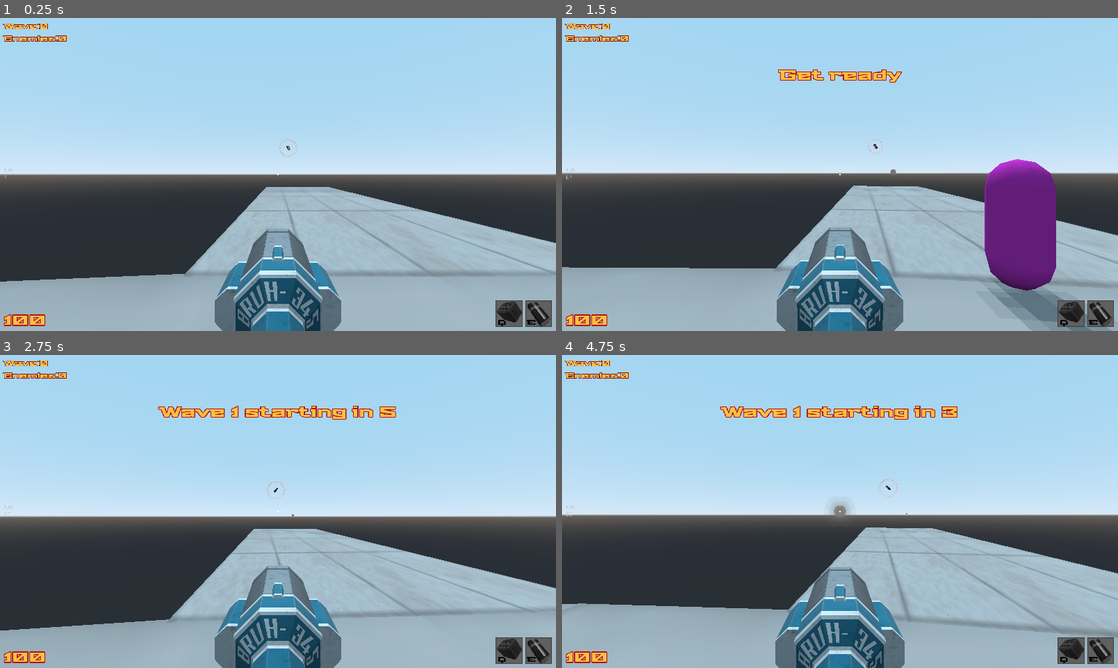
Above: before the commit, frames 1-4 (two rows, left to right).
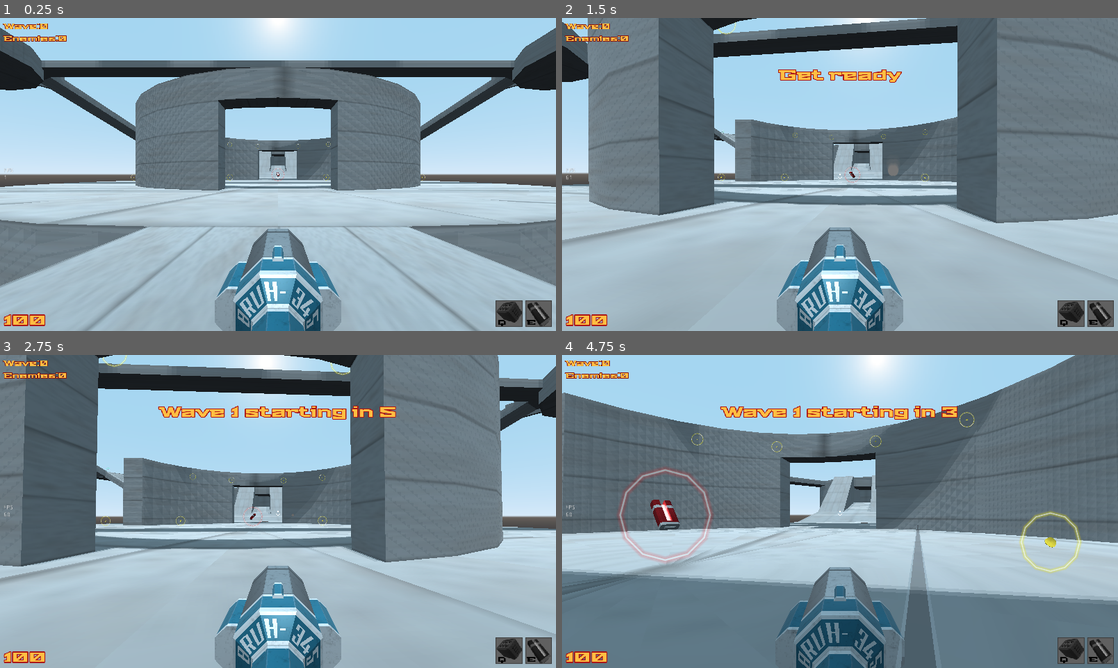
Above: after the commit, the same moments.

Repository: Game-Developers-Kerala/clichemovementshooter
Game: Godot game, scene res://levels/level1.tscn
Same seed, same stepped clock (60 frames per second), same inputs: the game is played once before the commit and once after it. Sound files missing from this copy of the repository are replaced by a short silence.
Inputs (mouse positions are in pixels of both pictures, inside the frame that each line leads up to):
- Up to frame 1 (0.25 s): no input
- Up to frame 2 (1.5 s): tap Enter (enter) at 0.5 s; move the mouse to (867, 174) at 0.52 s; hold Right mouse button (grapple) 0.53-1.28 s; hold Page Up (ui_page_up) from 0.53 s (still down); tap Space (jump) at 0.77, 1.07 s; click (867, 174) at 0.8 s; move the mouse to (812, 174) at 1.27 s; click (812, 174) at 1.35 s
- Up to frame 3 (2.75 s): keep holding Page Up (ui_page_up); tap Space (jump) at 1.52, 1.82 s; tap Shift (slide) at 1.55 s; move the mouse to (289, 505) at 2.02 s; hold Shift (slide) from 2.03 s (still down); tap E (use) at 2.3 s
- Up to frame 4 (4.75 s): keep holding Page Up (ui_page_up); move the mouse to (834, 517) at 2.77 s; release Shift (slide) at 2.78 s; tap E (use) at 2.85 s; tap Space (jump) at 3.02, 3.05, 3.32, 3.5, 4.52 s; move the mouse to (878, 514) at 3.52 s; hold Space (jump) 3.53-4.28 s; right-click (878, 514) at 3.8 s; move the mouse to (795, 508) at 4.27 s; tap Enter (enter) at 4.35 s; click (795, 508) at 4.55 s

The runs differ from the first frame. In frame 1, 50% of the frame differs, in the area x 0-100%, y 0-100%; in frame 2, 64%; in frame 3, 59%; in frame 4, 73%.

Commit message:
added all player sounds and rail fx

Diff:
--- a/levels/level1.tscn
+++ b/levels/level1.tscn
@@ -1,22 +1,14 @@
-[gd_scene load_steps=20 format=2]
+[gd_scene load_steps=12 format=2]
 
 [ext_resource path="res://scenes/player.tscn" type="PackedScene" id=1]
-[ext_resource path="res://test/dummyenemy.tscn" type="PackedScene" id=2]
-[ext_resource path="res://assets/models/model_enemy_golem.tscn" type="PackedScene" id=3]
 [ext_resource path="res://levels/ceiling_tile.png" type="Texture" id=4]
 [ext_resource path="res://scenes/player_pickup_railshot.tscn" type="PackedScene" id=5]
 [ext_resource path="res://scenes/player_pickup_missile_pack.tscn" type="PackedScene" id=6]
-[ext_resource path="res://assets/models/model_enemy_flying_hat.tscn" type="PackedScene" id=7]
 [ext_resource path="res://scenes/player_respawn_point.tscn" type="PackedScene" id=8]
 [ext_resource path="res://scenes/player_pickup_spike_cage.tscn" type="PackedScene" id=9]
 [ext_resource path="res://scenes/player_pickup_health_small.tscn" type="PackedScene" id=10]
 [ext_resource path="res://scenes/player_pickup_health_medium.tscn" type="PackedScene" id=11]
 [ext_resource path="res://scenes/player_pickup_health_large.tscn" type="PackedScene" id=12]
-[ext_resource path="res://assets/models/model_enemy_arcgirl.tscn" type="PackedScene" id=13]
-[ext_resource path="res://assets/models/model_enemy_sniper.tscn" type="PackedScene" id=14]
-[ext_resource path="res://assets/models/model_enemy_wizard.tscn" type="PackedScene" id=15]
-[ext_resource path="res://assets/models/model_enemy_megawizard.tscn" type="PackedScene" id=16]
-[ext_resource path="res://scenes/shared/mine_probe_launcher.tscn" type="PackedScene" id=17]
 
 [sub_resource type="SpatialMaterial" id=1]
 flags_world_triplanar = true
@@ -537,20 +529,6 @@
 height = 9.0
 depth = 22.0
 
-[node name="dummies" type="Spatial" parent="."]
-
-[node name="DummyEnemy" parent="dummies" instance=ExtResource( 2 )]
-transform = Transform( 1, 0, 0, 0, 1, 0, 0, 0, 1, -9, 0, 29.5 )
-
-[node name="DummyEnemy5" parent="dummies" instance=ExtResource( 2 )]
-transform = Transform( 1, 0, 0, 0, 1, 0, 0, 0, 1, 17, 0, -32.5 )
-
-[node name="model_enemy_golem" parent="dummies" instance=ExtResource( 3 )]
-transform = Transform( 0.258819, 0, 0.965926, 0, 1, 0, -0.965926, 0, 0.258819, 3.5, 0, 0 )
-
-[node name="model_enemy_golem6" parent="dummies" instance=ExtResource( 3 )]
-transform = Transform( 0.258819, 0, 0.965926, 0, 1, 0, -0.965926, 0, 0.258819, 0, 0, 22.5 )
-
 [node name="Player" parent="." instance=ExtResource( 1 )]
 transform = Transform( -1, 0, -8.74228e-08, 0, 1, 0, 8.74228e-08, 0, -1, 2.5, 0, 36 )
 
@@ -603,6 +581,38 @@
 transform = Transform( 1, 0, 0, 0, 1, 0, 0, 0, 1, 30, 1, 0 )
 visible = false
 
+[node name="small_health8" parent="Pickups" instance=ExtResource( 10 )]
+transform = Transform( 1, 0, 0, 0, 1, 0, 0, 0, 1, 14, 10, -15.5 )
+visible = false
+
+[node name="small_health11" parent="Pickups" instance=ExtResource( 10 )]
+transform = Transform( 1, 0, 0, 0, 1, 0, 0, 0, 1, -13.5, 10, -16 )
+visible = false
+
+[node name="small_health12" parent="Pickups" instance=ExtResource( 10 )]
+transform = Transform( 1, 0, 0, 0, 1, 0, 0, 0, 1, 14, 10, 16 )
+visible = false
+
+[node name="small_health13" parent="Pickups" instance=ExtResource( 10 )]
+transform = Transform( 1, 0, 0, 0, 1, 0, 0, 0, 1, -13.5, 10, 16 )
+visible = false
+
+[node name="small_health9" parent="Pickups" instance=ExtResource( 10 )]
+transform = Transform( 1, 0, 0, 0, 1, 0, 0, 0, 1, 6, 10, -20 )
+visible = false
+
+[node name="small_health10" parent="Pickups" instance=ExtResource( 10 )]
+transform = Transform( 1, 0, 0, 0, 1, 0, 0, 0, 1, -6, 10, -20 )
+visible = false
+
+[node name="small_health14" parent="Pickups" instance=ExtResource( 10 )]
+transform = Transform( 1, 0, 0, 0, 1, 0, 0, 0, 1, 6, 10, 20 )
+visible = false
+
+[node name="small_health15" parent="Pickups" instance=ExtResource( 10 )]
+transform = Transform( 1, 0, 0, 0, 1, 0, 0, 0, 1, -6, 10, 20 )
+visible = false
+
 [node name="medium_health" parent="Pickups" instance=ExtResource( 11 )]
 transform = Transform( 1, 0, 0, 0, 1, 0, 0, 0, 1, -58.5, 19.5, -57 )
 visible = false
@@ -619,9 +629,6 @@
 transform = Transform( 1, 0, 0, 0, 1, 0, 0, 0, 1, 85, 35, 0 )
 visible = false
 
-[node name="model_enemy_flying_hat" parent="." instance=ExtResource( 7 )]
-transform = Transform( -4.37114e-08, 0, -1, 0, 1, 0, 1, 0, -4.37114e-08, -9, 67, -2.5 )
-
 [node name="PlayerSpawnPoints" type="Node" parent="."]
 
 [node name="player_respawn_point" parent="PlayerSpawnPoints" instance=ExtResource( 8 )]
@@ -632,20 +639,3 @@
 
 [node name="player_respawn_point3" parent="PlayerSpawnPoints" instance=ExtResource( 8 )]
 transform = Transform( -0.5, 0, 0.866025, 0, 1, 0, -0.866025, 0, -0.5, 58.201, 18, -56.25 )
-
-[node name="archgirl" parent="." instance=ExtResource( 13 )]
-transform = Transform( 1, 0, 0, 0, 1, 0, 0, 0, 1, -4.5, 12.0001, -22.5 )
-
-[node name="sniper" parent="." instance=ExtResource( 14 )]
-transform = Transform( -0.965926, 0, 0.258819, 0, 1, 0, -0.258819, 0, -0.965926, 7.5, 12, -22 )
-
-[node name="wizard" parent="." instance=ExtResource( 15 )]
-transform = Transform( 1, 0, 0, 0, 1, 0, 0, 0, 1, 8.5, 0, 10 )
-
-[node name="model_enemy_flying_hat2" parent="." instance=ExtResource( 7 )]
-transform = Transform( 1, 0, 0, 0, 1, 0, 0, 0, 1, -9.5, 1, -7 )
-
-[node name="megawizard" parent="." instance=ExtResource( 16 )]
-transform = Transform( 1, 0, 0, 0, 1, 0, 0, 0, 1, -1.5, 0, -8 )
-
-[node name="Node" parent="." instance=ExtResource( 17 )]
--- a/scenes/player.tscn
+++ b/scenes/player.tscn
@@ -16,6 +16,7 @@
 [ext_resource path="res://assets/vfx_atlas.png" type="Texture" id=14]
 [ext_resource path="res://shaders/rgb_gradient.png" type="Texture" id=15]
 [ext_resource path="res://shaders/vfx_scrolling_texture.gdshader" type="Shader" id=16]
+[ext_resource path="res://scripts/vfx_fade_sprite.gd" type="Script" id=17]
 
 [sub_resource type="CapsuleShape" id=1]
 radius = 0.56
@@ -440,10 +441,34 @@
 skeleton = NodePath("../..")
 material/0 = ExtResource( 2 )
 
+[node name="rocket_flash" type="Sprite3D" parent="Camera/weapon_holder/rocketlauncher"]
+transform = Transform( 1, 0, 0, 0, 1, 0, 0, 0, 1, 0, 0.1, -0.260089 )
+pixel_size = 0.005
+texture = ExtResource( 14 )
+region_enabled = true
+region_rect = Rect2( 0, 160, 128, 96 )
+script = ExtResource( 17 )
+single_use = false
+show_on_ready = false
+hold_time = 0.0
+fade_time = 0.1
+
 [node name="railshot_model" parent="Camera/weapon_holder" instance=ExtResource( 11 )]
 transform = Transform( 0.486747, 0, -0.873543, 0, 1, 0, 0.873543, 0, 0.486747, 0.277488, 0.119312, 0.183054 )
 visible = false
 material/0 = SubResource( 13 )
+
+[node name="rail_flash" type="Sprite3D" parent="Camera/weapon_holder/railshot_model"]
+transform = Transform( 0.8, 0, -2.98023e-08, 0, 0.8, 0, 8.9407e-08, 0, 0.73052, -7.45058e-09, 0, -0.13 )
+pixel_size = 0.005
+texture = ExtResource( 14 )
+region_enabled = true
+region_rect = Rect2( 256, 0, 64, 64 )
+script = ExtResource( 17 )
+single_use = false
+show_on_ready = false
+hold_time = 0.0
+fade_time = 0.25
 
 [node name="Position3D" type="Position3D" parent="Camera"]
 transform = Transform( 1, 0, 0, 0, 1, 0, 0, 0, 1, 0.102785, -0.12, -0.4 )
--- a/scenes/player_railshot.tscn
+++ b/scenes/player_railshot.tscn
@@ -4,7 +4,7 @@
 
 [sub_resource type="CylinderShape" id=1]
 height = 200.0
-radius = 0.4
+radius = 0.5
 
 [node name="RailShot" type="RayCast"]
 enabled = true
--- /dev/null
+++ b/scenes/vfx_railshot_hit.tscn
@@ -0,0 +1,13 @@
+[gd_scene load_steps=3 format=2]
+
+[ext_resource path="res://assets/vfx_atlas.png" type="Texture" id=1]
+[ext_resource path="res://scripts/vfx_fade_sprite.gd" type="Script" id=2]
+
+[node name="Sprite3D" type="Sprite3D"]
+pixel_size = 0.04
+texture = ExtResource( 1 )
+region_enabled = true
+region_rect = Rect2( 256, 0, 64, 64 )
+script = ExtResource( 2 )
+hold_time = 0.2
+fade_time = 0.6
--- a/scripts/player.gd
+++ b/scripts/player.gd
@@ -20,6 +20,8 @@
 const FRICTION_DAMPING = 0.9
 
 var velocity : Vector3 = Vector3.ZERO
+var moving_slow :=false
+const SLOW_THRESHOLD = 10.0
 var snap := Vector3.ZERO
 
 var grapplevec = Vector3.ZERO
@@ -53,6 +55,7 @@
 onready var starting_xform := global_transform
 var randgen = RandomNumberGenerator.new()
 
+var dead:=false
 
 var stats = {
 	"health":100,
@@ -95,6 +98,12 @@
 	"hurt2":{"stream":preload("res://sfx/player_hurt2.ogg"),"source":"mouth"},
 	"hurt3":{"stream":preload("res://sfx/player_hurt3.ogg"),"source":"mouth"},
 	"die":{"stream":preload("res://sfx/player_death.ogg"),"source":"mouth"},
+	"grapple_reel":{"stream":preload("res://sfx/grapple_reel.ogg"),"source":"feet"},
+	"grapple_cant":{"stream":preload("res://sfx/grapple_cant.ogg"),"source":"fx","vol":-12},
+	"grapple_stop":{"stream":preload("res://sfx/grapple_stop.ogg"),"source":"feet"},
+	"chair_roll":{"stream":preload("res://sfx/chair_roll.ogg"),"source":"feet","vol":6},
+	"chair_roll_slow":{"stream":preload("res://sfx/chair_roll_slow.ogg"),"source":"feet"},
+	"wind":{"stream":preload("res://sfx/wind.ogg"),"source":"feet"},
 	}
 
 func _ready():
@@ -108,8 +117,9 @@
 
 	$Camera/SpikeModel.hide()
 	$floaters/GrappleRay/GrappleMesh.hide()
-	$HUD/BlackOverlay.hide()
+	$HUD/BlackOverlay.show()
 	Input.mouse_mode = Input.MOUSE_MODE_CAPTURED
+	random_spawn()
 
 func _input(event):
 	if event is InputEventMouseMotion:
@@ -198,6 +208,12 @@
 			velocity.x = lerp(velocity.x,dir.x*SLIDESPEED,GROUNDACCEL*delta)
 			velocity.z = lerp(velocity.z,dir.z*SLIDESPEED,GROUNDACCEL*delta)
 			velocity.y = 0.0
+			if velocity.length()<SLOW_THRESHOLD and !moving_slow:
+				moving_slow = true
+				play_audio("chair_roll_slow")
+			if moving_slow and velocity.length() > SLOW_THRESHOLD:
+				play_audio("chair_roll")
+				moving_slow = false
 			if !jumping:
 				snap = -floornorm
 			else:
@@ -218,18 +234,21 @@
 
 	if Input.is_action_pressed("shoot"):
 		shoot()
+	if Input.is_action_just_pressed("grapple"):
+		if !can_grapple and $GrappleCancel.is_stopped() and !grappling:
+			play_audio("grapple_cant")
 	if Input.is_action_pressed("grapple"):
 		grapple()
 	if Input.is_action_pressed("use"):
 		shoot_rail()
 	if Input.is_action_pressed("homingmissile"):
 		shoot_missile_pack()
-	if Input.is_action_just_pressed("ui_page_down"):
-		adjust_health(-20)
-		pass
-	if Input.is_action_just_pressed("ui_page_up"):
-#		Input.mouse_mode = Input.MOUSE_MODE_CAPTURED
-		pass
+#	if Input.is_action_just_pressed("ui_page_down"):
+##		adjust_health(-20)
+#		pass
+#	if Input.is_action_just_pressed("ui_page_up"):
+##		Input.mouse_mode = Input.MOUSE_MODE_CAPTURED
+#		pass
 	$Label.text = movestates.keys()[movestate]
 #	$Label.text = "\nWallray colliding:"+str(wallsidecheck)
 	$HUD/Mrgn/FPSCounter.text = "FPS\n" + str(Engine.get_frames_per_second())
@@ -273,8 +292,10 @@
 		return
 	match to_state:
 		movestates.ground:
+			play_audio("chair_roll")
 			ground_only_slide_velocity = velocity
 		movestates.air:
+			play_audio("wind")
 			if $PredictionSuspend.is_stopped():
 				$PredictionSuspend.start(prediction_suspend_time)
 			if movestate == movestates.ground and !jumping:
@@ -282,6 +303,14 @@
 			if args.has("auto_dir"):
 				air_auto_dir = true
 			air_accel = 4.0
+		movestates.wall:
+			air_auto_dir = false
+			$PredictionSuspend.stop()
+			play_audio("chair_roll")
+		movestates.none:
+			air_auto_dir = false
+			$PredictionSuspend.stop()
+			$audioplayers/feet.stop()
 		_:
 			air_auto_dir = false
 			$PredictionSuspend.stop()
@@ -294,6 +323,7 @@
 		return
 	gun_ready = false
 	stop_animation()
+	$Camera/weapon_holder/rocketlauncher/rocket_flash.show_fx()
 	$AnimationPlayer.play("shoot_rocket",0.0)
 	$AnimationPlayer.queue("idle")
 	var rkt = ROCKET.instance()
@@ -311,6 +341,7 @@
 	print(OS.get_ticks_msec()," shot rail")
 	stats.weapon_rail.shoot()
 	stop_animation()
+	$Camera/weapon_holder/railshot_model/rail_flash.show_fx()
 	$AnimationPlayer.play("shoot_rail",0.0)
 	$AnimationPlayer.queue("rail_detach")
 	$AnimationPlayer.queue("idle")
@@ -362,7 +393,7 @@
 				$HUD/Mrgn/Powerups/Missile/enabled.show()
 				play_audio("missilepickup")
 			"powerup_spikecage":
-				game.emit_signal("announcement","Raging Grapple Berserker")
+				game.emit_signal("announcement","Stab enemies by grappling")
 				$SpikeCountdown.start()
 				spike_time_left = SPIKE_TIME
 				$HUD/Mrgn/Spike/timelabel.text = str(spike_time_left)
@@ -373,6 +404,8 @@
 
 func get_hit(args:={}):
 #	print("Plyr got hit at:",OS.get_ticks_msec(),"=====\n",args)
+	if dead:
+		return
 	if args.has("dmg"):
 		adjust_health(-args.dmg)
 	if args.has("force"):
@@ -393,11 +426,22 @@
 	stats.health = clamp(stats.health,0,max_limit)
 	$HUD/Mrgn/Health.text = str(int(stats.health))
 	if !stats.health:
+		dead = true
+		play_audio("die")
 		$HUD/BlackOverlay.show()
 		set_process(false)
 		set_physics_process(false)
 		set_process_input(false)
 		game._on_player_death()
+		return
+	if in_val<-50:
+		play_audio("hurt2")
+		return
+	if in_val<-25:
+		play_audio("hurt3")
+		return
+	if in_val<0:
+		play_audio("hurt1")
 
 func get_pushed(push_dict:={}):
 #	print("got pushed")
@@ -452,6 +496,7 @@
 	else:
 		grapple_targ.global_translation = $Camera/AimRay.get_collision_point()
 	grappling = true
+	play_audio("grapple_reel")
 	$floaters/GrappleRay/GrappleMesh.show()
 	$GrappleCancel.start()
 
@@ -459,6 +504,7 @@
 	grappling_enemy = false
 	grappled_enemy = null
 	grappling = false
+	play_audio("grapple_stop")
 	$floaters/GrappleRay/GrappleMesh.hide()
 	$GrappleCancel.start()
 	if spike_active:
@@ -613,3 +659,10 @@
 		aud_player.volume_db = AUD[in_aud]["vol"]
 	aud_player.stream = AUD[in_aud]["stream"]
 	aud_player.play()
+
+func random_spawn():
+	var spawn_points = get_tree().get_nodes_in_group("player_respawn_points")
+	if spawn_points:
+		var idx = randgen.randi()%spawn_points.size()
+		global_transform = spawn_points[idx].global_transform
+	$HUD/BlackOverlay.hide()
--- a/scripts/player_lockon_missile_pack.gd
+++ b/scripts/player_lockon_missile_pack.gd
@@ -25,7 +25,7 @@
 	translation.y = -0.25
 	rotation.x = deg2rad(10)
 	randgen.randomize()
-	print("missile pack activated =========")
+#	print("missile pack activated =========")
 	translate(Vector3.ZERO)
 	force_update_transform()
 	$Timer.start(FIRE_INTERVAL)
@@ -96,7 +96,7 @@
 		$right.play()
 	missiles_fired += 1
 	if missiles_fired == MISSILE_COUNT:
-		print("all missiles fired")
+#		print("all missiles fired")
 		pack_position_lerp_targ = 0.2
 		$Timer.stop()
 		yield(get_tree().create_timer(0.2),"timeout")
--- a/scripts/player_pickup.gd
+++ b/scripts/player_pickup.gd
@@ -13,7 +13,7 @@
 
 const PICKUP_INFO = {
 				"none":{},
-				"health_small":{"health":3,"health_overload":true,"id":"small"},
+				"health_small":{"health":1,"health_overload":true,"id":"small"},
 				"health_medium":{"health":20,"id":"medium"},
 				"health_large":{"health":50,"id":"large"},
 				"health_super":{"health":200,"health_overload":true},
--- a/scripts/player_railshot.gd
+++ b/scripts/player_railshot.gd
@@ -1,6 +1,7 @@
 extends RayCast
 
 const RAIL_VFX = preload("res://scenes/vfx_railshot.tscn")
+const RAIL_HIT = preload("res://scenes/vfx_railshot_hit.tscn")
 const ORGN = Vector3(0.104,-0.121,-0.4)
 func _ready():
 	$Area.translate(Vector3.ZERO)
@@ -14,18 +15,41 @@
 	var to = -gtb.z*200+from
 	if is_colliding():
 		to = get_collision_point()
+		var norm = get_collision_normal()
+		spawn_hit_spot_on_wall(to,norm)
 	var length = (to-from).length()
-	print("wall at:",length)
+#	print("wall at:",length)
 	if areas:
 		for area in areas:
 			if !receivers.has(area.hit_receiver):
 				receivers.push_front(area.hit_receiver)
+				area.hit_receiver.get_hit({dmg=70.0,push_dir=Vector3.ZERO,force=0,
+											origin=global_translation,caused_by_player=true,
+											dir_replace=false})
 				var bodydist = (area.global_translation-from).length()
-				if bodydist>length:
-					print(area.hit_receiver.name," behind wall at:", bodydist)
-				else:
-					print(area.hit_receiver.name," hit at:",bodydist)
+				spawn_hit_spot(bodydist)
+#				if bodydist>length:
+#					print(area.hit_receiver.name," behind wall at:", bodydist)
+#				else:
+#					print(area.hit_receiver.name," hit at:",bodydist)
 	var vfx = RAIL_VFX.instance()
 	get_tree().current_scene.add_child(vfx)
 	vfx.init(from+vfx_offset,to)
+	print("receivers",receivers)
 	queue_free()
+
+func spawn_hit_spot(distance:float):
+	var spot = RAIL_HIT.instance()
+	get_tree().current_scene.add_child(spot)
+	spot.global_translation = global_translation-global_transform.basis.z*(distance-0.25)
+	spot.look_at(global_translation,Vector3.UP)
+	pass
+
+func spawn_hit_spot_on_wall(pos,norm):
+	var spot = RAIL_HIT.instance()
+	get_tree().current_scene.add_child(spot)
+	if abs(norm.dot(Vector3.UP))>0.98:
+		spot.global_translation = pos+norm*0.01
+		spot.rotation.x = PI*0.5
+	else:
+		spot.look_at_from_position(pos+norm*0.01,pos+norm,Vector3.UP)
--- /dev/null
+++ b/scripts/vfx_fade_sprite.gd
@@ -0,0 +1,45 @@
+extends Sprite3D
+
+
+export(float) var start_opacity = 1.0 # the maximum opacity of the effect.
+
+export(bool) var single_use = true # will delete the instance after it fades out.
+export(bool) var show_on_ready :=true # will appear on instanitation, if false use show_fx() when needed.
+export(bool) var fade_on_fx_start = true # will start the fade as soon as it appears, if false use fade_fx() to fade.
+export(float) var hold_time := 0.1 # if fade on fx start is true, how long will it stay before starting the fade.
+export(float) var fade_time := 0.5 # time from fading start till completely faded out.
+
+var fade_rate :float
+var curr_opacity :float= 1.0
+
+func _ready():
+	fade_rate = 1.0/float(fade_time)
+	if !show_on_ready:
+		hide_fx()
+		return
+	show_fx()
+
+
+func fade_fx():
+	set_process(true)
+
+func show_fx():
+	opacity = start_opacity
+	show()
+	if !fade_on_fx_start:
+		return
+	if hold_time:
+		yield(get_tree().create_timer(hold_time),"timeout")
+	fade_fx()
+
+func hide_fx():
+	set_process(false)
+	hide()
+
+func _process(delta):
+	opacity = max(opacity-fade_rate*delta,0.0)
+	if !opacity:
+		if single_use:
+			queue_free()
+			return
+		hide_fx()
Binary file changed: assets/vfx_atlas.png
Not shown: 1 places in scenes/player.tscn that only renumber resources
Not shown, added: sfx/chair_roll.ogg.import
Not shown, added: sfx/chair_roll_slow.ogg.import
Not shown, added: sfx/grapple_cant.ogg.import
Not shown, added: sfx/grapple_reel.ogg.import
Not shown, added: sfx/grapple_stop.ogg.import
Not shown, added: sfx/wind.ogg.import
Not shown, added: sfx/chair_roll.ogg
Not shown, added: sfx/chair_roll_slow.ogg
Not shown, added: sfx/grapple_cant.ogg
Not shown, added: sfx/grapple_reel.ogg
(and 2 more such lines)
